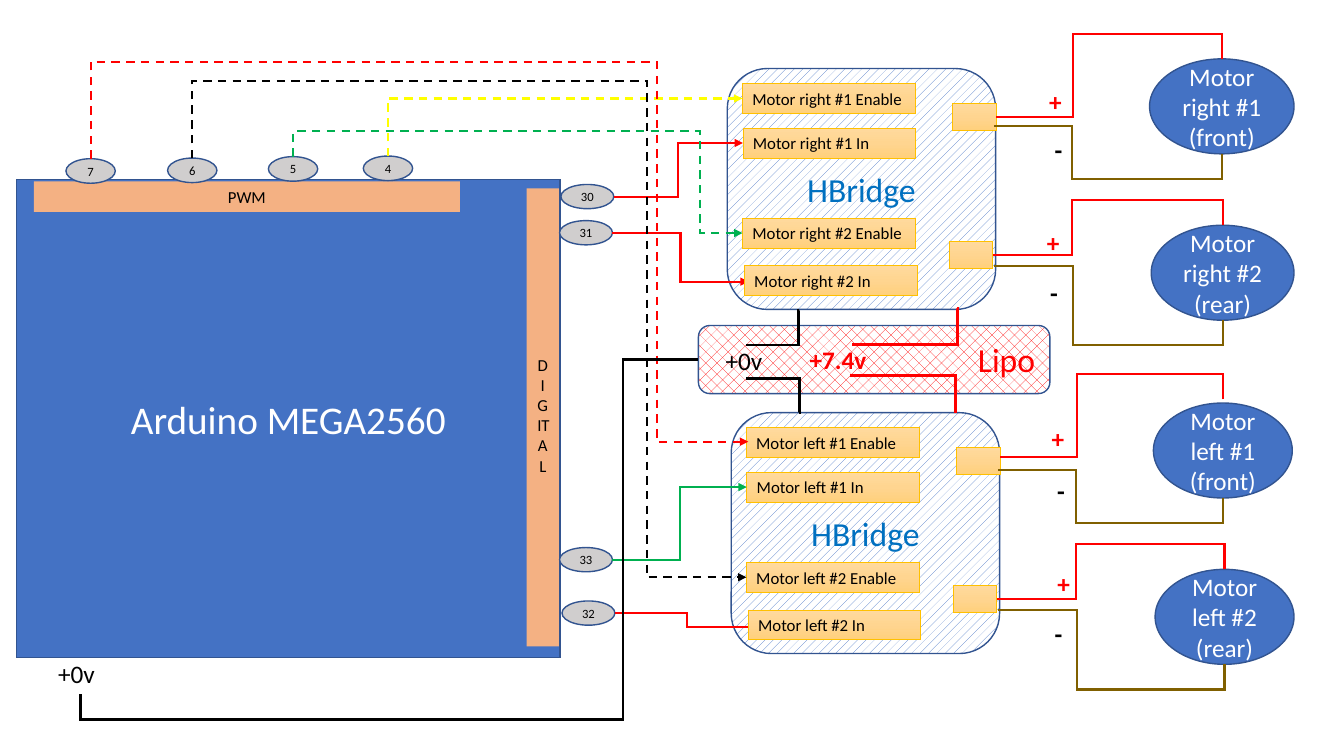
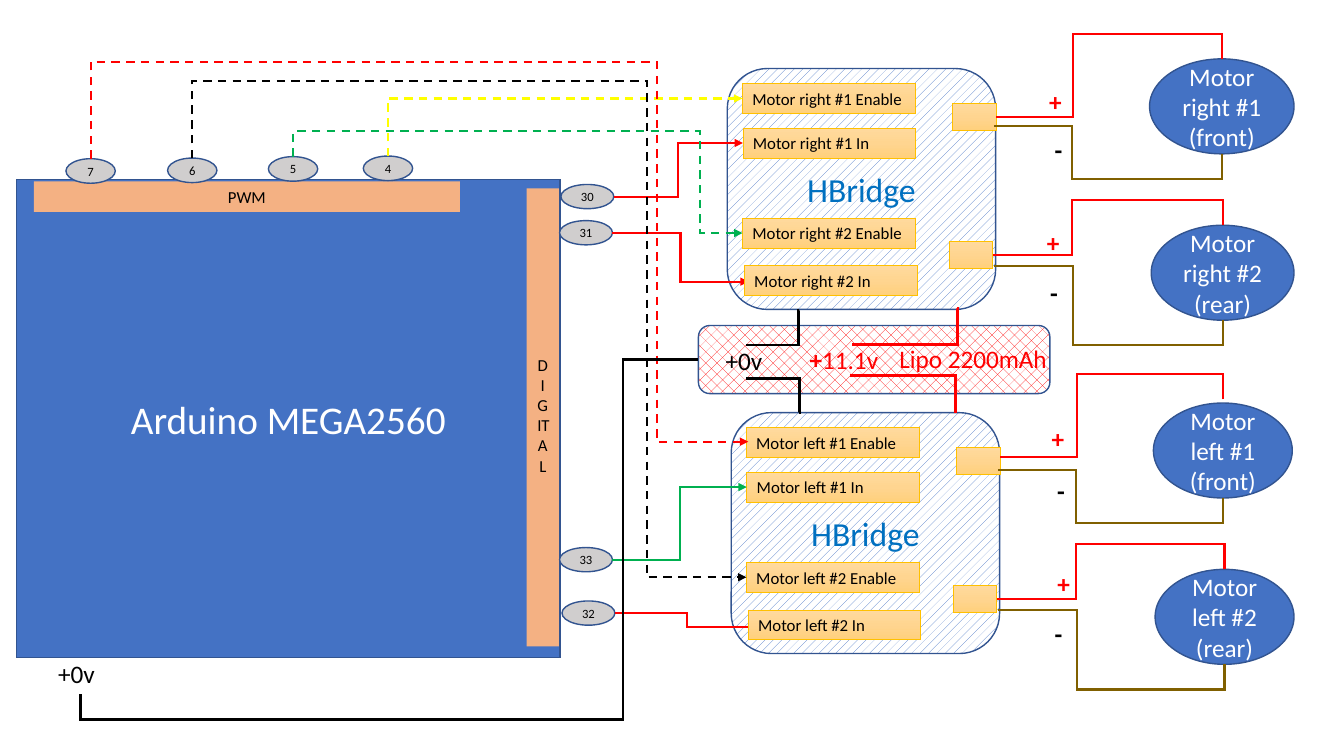
Before and after one commit to RobotEdh/RobotMicroControl, a slide deck: slide 3 of libraries/Diagramm Robot v2.pptx. Drawn at 1344x756 pixels with LibreOffice and Linux fonts; fonts in the diff are those of the drawing. Boxes give left, top, right and bottom in pixels: in the first picture for what was removed or moved away, otherwise in the second. Text is boxed around its words. In the diff, an @@ line names an element or a change of style, - is before the commit and + after.

```diff
--- a/libraries/Diagramm Robot v2.pptx
+++ b/libraries/Diagramm Robot v2.pptx
@@ text at [810, 348, 879, 375]: text changed; bold off @@
-+7.4v
++11.1v
@@ text at [899, 347, 1047, 374]: text changed; size 24 to 18 pt @@
-Lipo
+Lipo 2200mAh
```
Also in this commit, not shown: 2 other slides changed, 5 other files.
